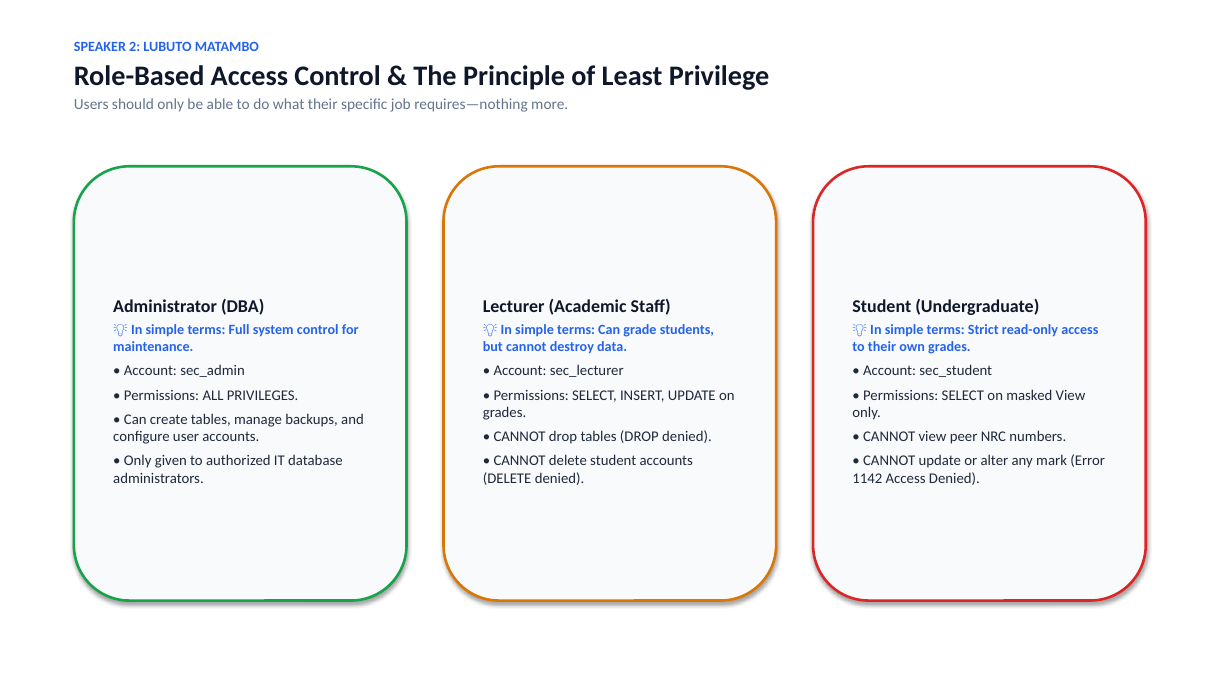
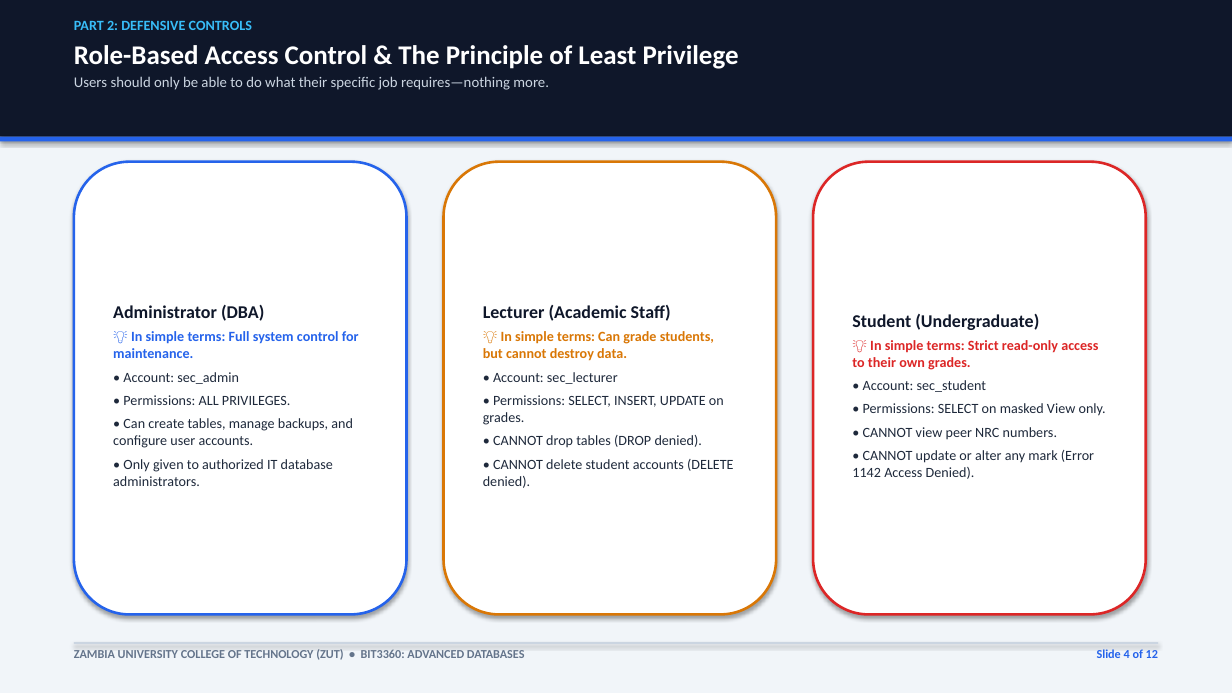
Before and after one commit to comfortpenyengwe-afk/ADA-assignment-for-the-ohns, a slide deck: slide 4 of BIT3360_Database_Security_Presentation.pptx. Drawn at 1232x693 pixels with LibreOffice and Linux fonts; fonts in the diff are those of the drawing. Boxes give left, top, right and bottom in pixels: in the first picture for what was removed or moved away, otherwise in the second. Text is boxed around its words. In the diff, an @@ line names an element or a change of style, - is before the commit and + after.

Commit message:
Enhance presentation design with refined card and header color scheme

```diff
--- a/BIT3360_Database_Security_Presentation.pptx
+++ b/BIT3360_Database_Security_Presentation.pptx
@@ rectangle added at bbox=[0, 0, 1232, 693], fill #F1F5F9 @@
@@ rectangle added at bbox=[0, 0, 1232, 137], fill #0F172A @@
@@ text at bbox=[74, 20, 252, 30]: text changed; text colour #2563EB to #38BDF8 @@
-SPEAKER 2: LUBUTO MATAMBO
+PART 2: DEFENSIVE CONTROLS
@@ text "PART 2: DEFENSIVE CONTROLS": place and size @@
-text "PART 2: DEFENSIVE CONTROLS" at bbox=[74, 41, 770, 112]
+text "PART 2: DEFENSIVE CONTROLS" at bbox=[74, 20, 739, 90]
@@ text at bbox=[74, 45, 739, 90]: size 22 to 21 pt, text colour #0F172A to #FFFFFF in "Role-Based Access Control & The Principle of ..."; size 12 to 11.5 pt, text colour #64748B to #CBD5E1 in "Users should only be able to do ..." @@
@@ rectangle added at bbox=[0, 137, 1232, 141], fill #2563EB @@
@@ rounded rectangle "Administrator (DBA)": place and size @@
-rounded rectangle "Administrator (DBA)" at bbox=[74, 166, 407, 601]
+rounded rectangle "Administrator (DBA)" at bbox=[74, 162, 407, 615]
@@ rounded rectangle "Administrator (DBA)" at bbox=[74, 162, 407, 615]: fill #F8FAFC to #FFFFFF; outline #16A34A 2 pt to #2563EB 2 pt @@
@@ rounded rectangle "Lecturer (Academic Staff)": place and size @@
-rounded rectangle "Lecturer (Academic Staff)" at bbox=[444, 166, 776, 601]
+rounded rectangle "Lecturer (Academic Staff)" at bbox=[444, 162, 776, 615]
@@ rounded rectangle "Lecturer (Academic Staff)" at bbox=[444, 162, 776, 615]: fill #F8FAFC to #FFFFFF @@
@@ rounded rectangle "Student (Undergraduate)" at bbox=[813, 162, 1146, 615]: fill #F8FAFC to #FFFFFF @@
@@ rounded rectangle "Student (Undergraduate)": place and size @@
-rounded rectangle "Student (Undergraduate)" at bbox=[813, 166, 1146, 601]
+rounded rectangle "Student (Undergraduate)" at bbox=[813, 162, 1146, 615]
@@ text in rounded rectangle at bbox=[483, 331, 734, 488]: text colour #2563EB to #D97706 in "💡 In simple terms: Can grade students, ..."; size 11.5 to 11 pt in "• Account: sec_lecturer", "• Permissions: SELECT, INSERT, UPDATE on grades.", "• CANNOT drop tables (DROP denied).", "• CANNOT delete student accounts (DELETE denied)." @@
@@ text in rounded rectangle at bbox=[852, 340, 1106, 479]: text colour #2563EB to #DC2626 in "💡 In simple terms: Strict read-only access ..."; size 11.5 to 11 pt in "• Account: sec_student", "• Permissions: SELECT on masked View only.", "• CANNOT view peer NRC numbers.", "• CANNOT update or alter any mark ..." @@
@@ text in rounded rectangle at bbox=[113, 372, 353, 486]: size 11.5 to 11 pt in "• Account: sec_admin", "• Permissions: ALL PRIVILEGES.", "• Can create tables, manage backups, and ...", "• Only given to authorized IT database ..." @@
@@ rectangle added at bbox=[74, 642, 1158, 644], fill #CBD5E1 @@
@@ text added at bbox=[74, 649, 525, 660], 9.5 pt, text #64748B, bold @@
+ZAMBIA UNIVERSITY COLLEGE OF TECHNOLOGY (ZUT) • BIT3360: ADVANCED DATABASES
@@ text added at bbox=[1097, 649, 1158, 658], 9.5 pt, text #2563EB, bold @@
+Slide 4 of 12
```
Also in this commit, not shown: 11 other slides changed, 3 other files.
